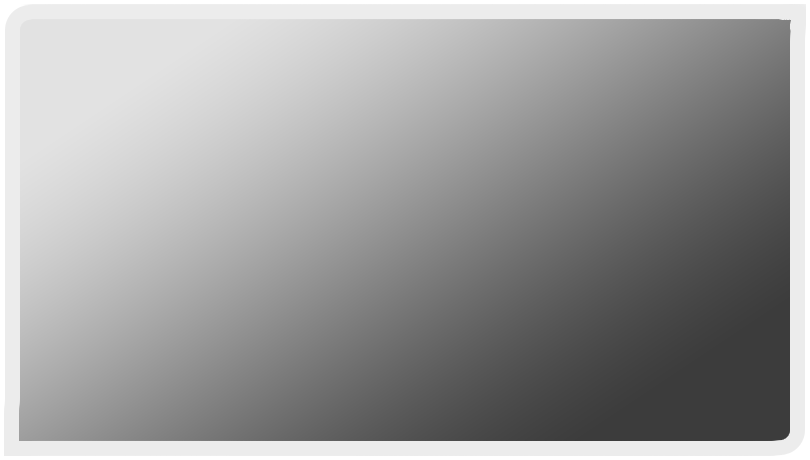
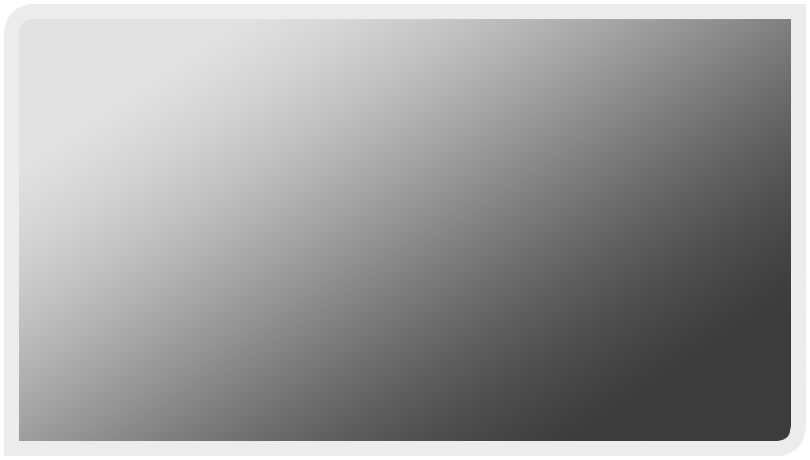
Comparing the layer stacks of the two (810, 460) images. Changes:
added layer "Shape 2" above "Shape 1" over [4, 4, 806, 456]
hid "Shape 1" over [4, 4, 806, 456]
